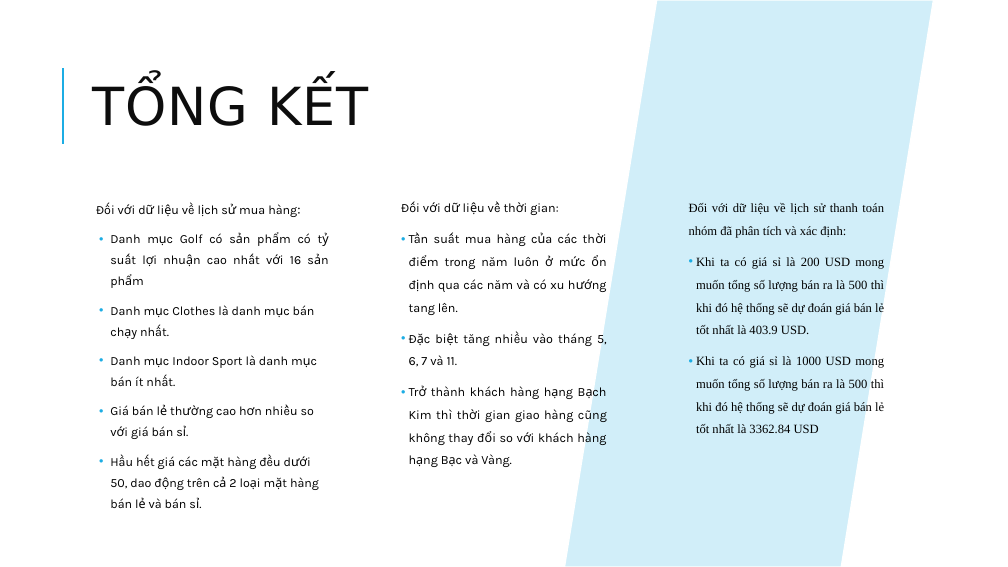
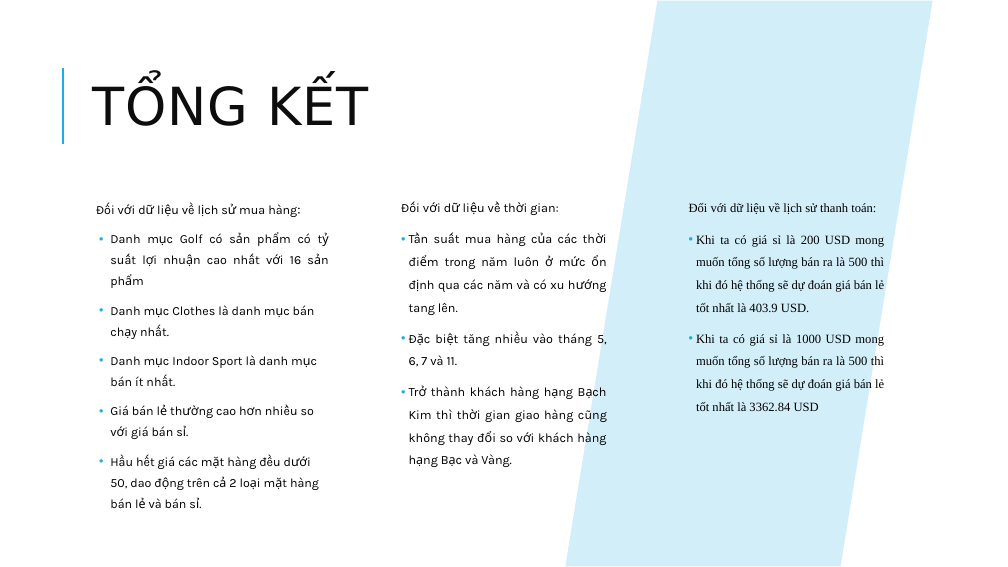
Before and after one commit to EdgarIgnite16/DA-Project, a slide deck: slide 14 of Report/VDQ_TNL_MuaSamTrucTuyen.pptx. Drawn at 1008x567 pixels with LibreOffice and Linux fonts; fonts in the diff are those of the drawing. Boxes give left, top, right and bottom in pixels: in the first picture for what was removed or moved away, otherwise in the second. Text is boxed around its words. In the diff, an @@ line names an element or a change of style, - is before the commit and + after.

```diff
--- a/Report/VDQ_TNL_MuaSamTrucTuyen.pptx
+++ b/Report/VDQ_TNL_MuaSamTrucTuyen.pptx
@@ text at (x1=689, y1=203, x2=876, y2=214): text changed @@
-Đối với dữ liệu về lịch sử thanh toán nhóm đã phân tích và xác định:
+Đối với dữ liệu về lịch sử thanh toán:
```
